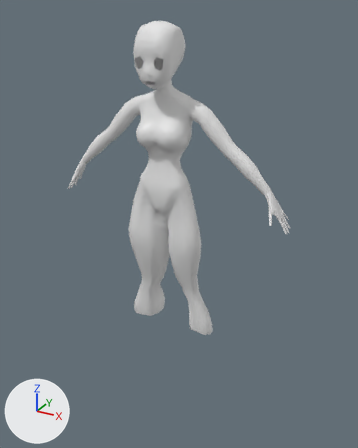
An edit to the Blender file blender/characters/substance-course/another-model.blend, drawn before and after from the same camera.
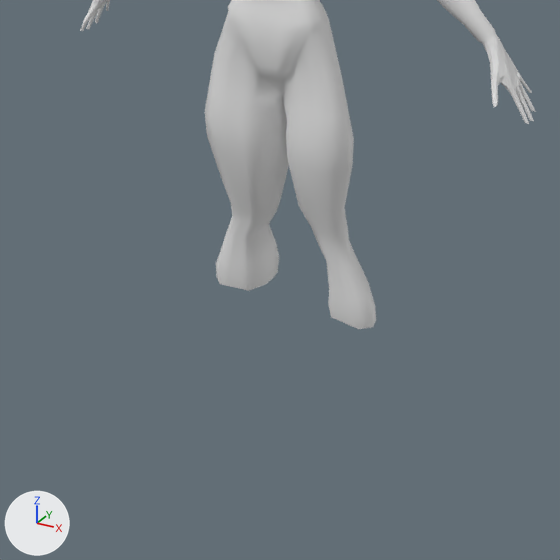
Each version is shown whole from a 50 mm camera at (18.8, -31.7, 33.2) aimed at (0.8, 1.1, 16.8), then close up on the part from 8% to 84% of the width and 39% to 100% of the height. Every picture has the same lights, and +X, +Y and +Z are marked at lower left.

Names of what the first close-up shows: 'Body'.
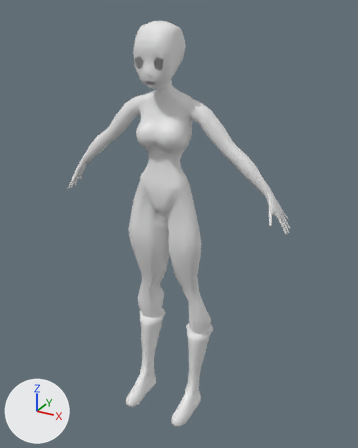
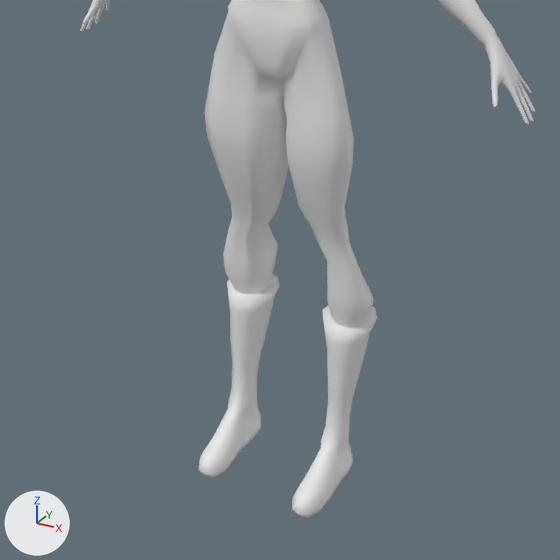
The edits, one by one:
me_plane is used by ob_body; location (0.0, 0.0, 0.0).
me_plane had 1340 vertices, 1312 faces and spanned x 0.0..10.1, y -2.0..3.0, z 7.1..32.3.
me_plane now has 1505 vertices, 1475 faces and spans x 0.0..10.1, y -2.8..3.0, z -1.0..32.3.
me_plane part 1: a new loose piece of 171 vertices spanning x 1.3..3.7, y -2.8..3.0, z -1.0..6.8.
Part 2, on me_plane:
11 vertices are removed from x 1.6..3.9, y 0.4..2.7, z 7.1..7.9.
18 faces are deleted.
4 vertices in x 1.7..2.0, y 0.7..2.8, z 8.6 move by (-0.1, 0.0, 0.0).
3 vertices in x 1.7..2.7, y 2.1..2.8, z 8.6 move by (-0.1, -0.1, 0.0).
19 vertices move from x 1.6..4.0, y 0.5..3.0, z 7.1..8.6 to x 1.7..3.6, y 0.6..2.8, z 6.5..8.6.
5 vertices are added at (3.2, 0.6, 7.8), (3.6, 1.9, 7.8), (1.6, 2.3, 7.8), (3.4, 1.8, 6.5), (2.8, 1.0, 6.5).
15 new faces join them.

Location of each change, (x1, y1, x2, y2) in pixels of the close-ups (560 x 560 px; the box of a moved part takes in the faces that stretch with it):
'Body', reshaped
    before: (80, 0, 536, 329)
    after: (80, 0, 536, 518)
part 1 of me_plane, added
    after: (199, 274, 377, 518)
part 2 of me_plane, moved or reshaped
    before: (216, 224, 376, 329)
    after: (223, 224, 374, 328)
